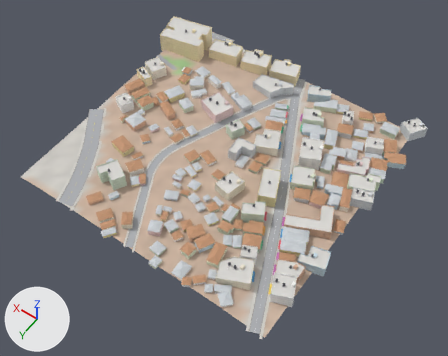
An edit to the glTF model city/hi/t_0_0.glb, drawn before and after from the same camera.
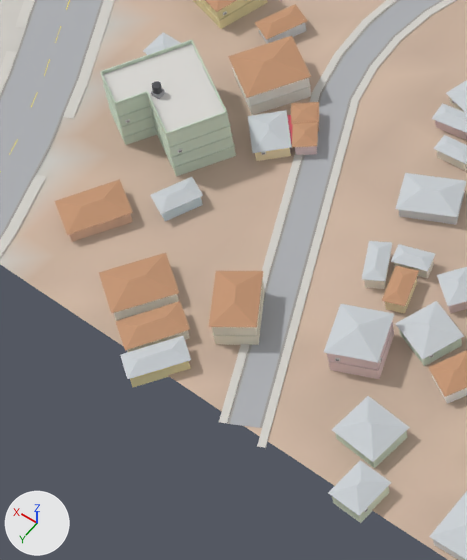
The first picture shows the older version from a camera (50 mm lens) standing at (-85.0, 426.0, 450.0) and looking at (115.0, 146.0, 10.0). The close-ups show the older and then the newer version on the part from 16% to 40% of the width and 42% to 78% of the height of that picture. Only the edits that show in the close-ups are written down. Arrows for +X, +Y and +Z are at lower left; the lights stay in place. Vertices at exactly the same position are counted once.

In view in the first close-up: 'Buildings-col', 'Details', 'Roads-col', 'Sidewalks-col', 'Terrain-col'.
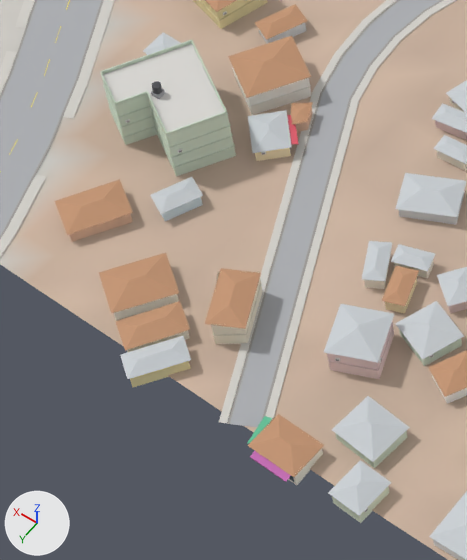
The edits, one by one:
me_buildings_col is used by ob_buildings_col; location (0.0, 0.0, 0.0).
me_buildings_col had 2231 vertices, 2620 faces and spanned x -13.0..267.0, y -11.0..262.0, z 12.0..42.0.
me_buildings_col now has 2245 vertices, 2641 faces and spans x -13.0..267.0, y -11.0..262.0, z 12.0..42.0.
me_buildings_col part 1: the loose piece of 8 vertices spanning x 105.0..115.0, y 240.0..249.0, z 23.0..27.0 is copied, and the copy is scaled about its middle by (1.06, 0.851, 1), then moved by (10.0, 12.0, 0.0); it spans x 115.0..126.0, y 252.0..260.0, z 23.0..27.0.
me_buildings_col part 2: the loose piece of 6 vertices spanning x 104.0..115.0, y 239.0..250.0, z 26.0..28.0 is copied, and the copy is scaled about its middle by (1.07, 0.874, 0.667), then moved by (10.0, 12.0, 0.0); it spans x 114.0..125.0, y 252.0..260.0, z 27.0..28.0.
me_buildings_col part 3: the loose piece of 8 vertices spanning x 160.0..166.0, y 197.0..203.0, z 23.0..27.0 is deleted.
me_buildings_col part 4: 8 vertices moved from x 140.0..166.0, y 192.0..241.0, z 23.0..30.0 to x 142.0..167.0, y 193.0..242.0, z 23.0..30.0; 12 vertices removed from x 139.0..167.0, y 196.0..246.0, z 26.0..31.0; 6 vertices added at x 141.0..165.0, y 197.0..246.0, z 26.0..31.0.
Other edits to the shape of me_buildings_col do not show in these pictures.
me_details is used by ob_details; location (0.0, 0.0, 0.0).
me_details had 11193 vertices, 18248 faces and spanned x -13.0..267.0, y -11.0..258.0, z 15.0..45.0.
me_details now has 11377 vertices, 18484 faces and spans x -13.0..267.0, y -11.0..262.0, z 15.0..45.0.
me_details part 5: 3 vertices moved from x 140.0..148.0, y 232.0..241.0, z 26.0..27.0 to x 141.0..149.0, y 232.0..242.0, z 26.0..28.0; 10 vertices removed from x 140.0..148.0, y 231.0..241.0, z 26.0..28.0; 18 vertices added at x 115.0..149.0, y 231.0..262.0, z 26.0..28.0.
Other edits to the shape of me_details do not show in these pictures.

Changed parts and their boxes (x1, y1, x2, y2) in the close-ups (467 x 560 px; the box of a moved part takes in the faces that stretch with it):
part 1 of me_buildings_col, added: after (268, 416, 323, 485)
part 2 of me_buildings_col, added (brown): after (248, 414, 324, 477)
part 3 of me_buildings_col, deleted: before (295, 146, 317, 155)
part 4 of me_buildings_col, moved or reshaped: before (209, 102, 319, 345); after (205, 102, 313, 344)
part 5 of me_details, moved or reshaped: before (213, 283, 264, 336); after (213, 282, 291, 481)
